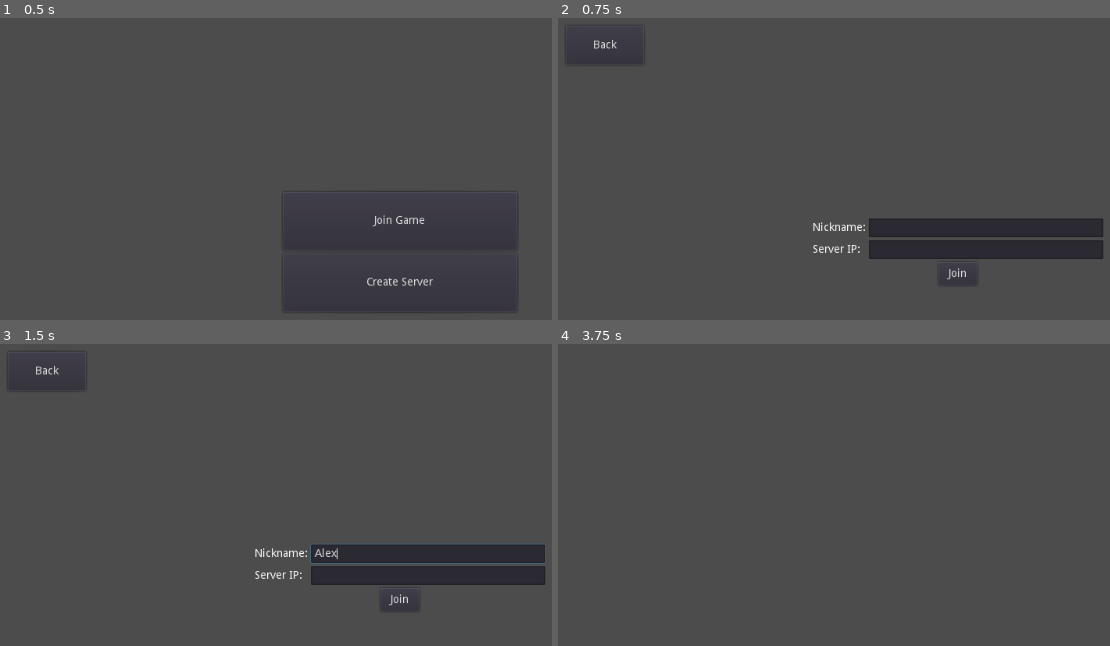
Above: before the commit, frames 1-4 (two rows, left to right).
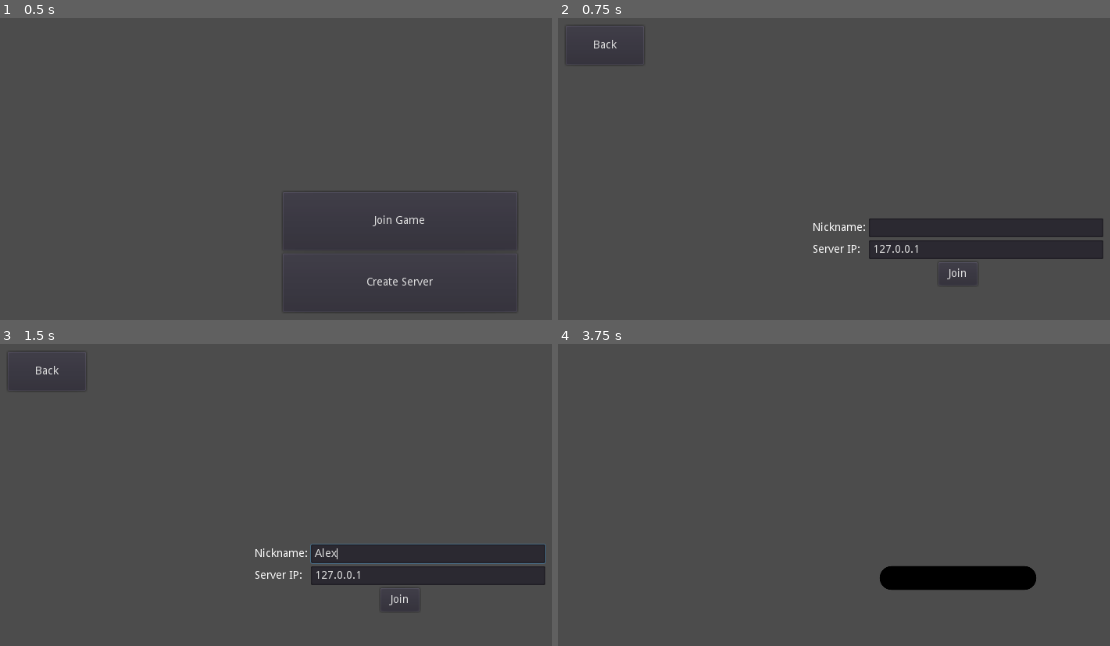
Above: after the commit, the same moments.

Repository: michalbie/Spinningeddon
Game: Godot game, scene res://Scenes/Main.tscn
The game is run twice, just before and just after one commit, with the same random seed, the same clock (stepped at 60 frames per second) and the same inputs.
Inputs (mouse positions are in pixels of both pictures, inside the frame that each line leads up to):
- Up to frame 1 (0.5 s): no input
- Up to frame 2 (0.75 s): click "Join Game" at 0.5 s
- Up to frame 3 (1.5 s): click (430, 552) at 1.27 s; type "Alex" at 1.35 s
- Up to frame 4 (3.75 s): click "Back" at 2 s; click "Join Game" at 2.75 s; click "Join" at 3.5 s

Frame 1 is identical in both runs. In frame 2, less than 0.1% of the frame differs, in the area x 57-66%, y 75-78%; in frame 3, less than 0.1%; in frame 4, 2.2%, in the area x 58-87%, y 73-82%.

Commit message:
Remove server name from lobby and refactorize
Removed server name from lobby, changed labels' shapes and refactorized a little

Diff:
--- a/Scenes/Lobby/Lobby.gd
+++ b/Scenes/Lobby/Lobby.gd
@@ -1,14 +1,15 @@
 extends Control
 
 var PlayerLabel = preload("res://Scenes/Lobby/PlayerLabel.tscn")
+onready var parent_container = get_node("MarginContainer/VBoxContainer")
 
 func add_item(player_name):
 	var new_label = PlayerLabel.instance()
-	get_node("MarginContainer/VBoxContainer").add_child(new_label)
+	parent_container.add_child(new_label)
 	new_label.set_text(player_name)
 
 func remove_item(player_name):
-	for c in get_node("MarginContainer/VBoxContainer").get_children():
+	for c in parent_container.get_children():
 		if c.text == player_name:
-			get_node("MarginContainer/VBoxContainer").remove_child(c)
+			parent_container.remove_child(c)
 			break
--- a/Scenes/Lobby/PlayerLabel.tscn
+++ b/Scenes/Lobby/PlayerLabel.tscn
@@ -1,10 +1,21 @@
-[gd_scene load_steps=2 format=2]
+[gd_scene load_steps=3 format=2]
 
 [ext_resource path="res://Scenes/Lobby/PlayerLabel.gd" type="Script" id=1]
 
+[sub_resource type="StyleBoxFlat" id=1]
+bg_color = Color( 0, 0, 0, 1 )
+corner_radius_top_left = 15
+corner_radius_top_right = 15
+corner_radius_bottom_right = 15
+corner_radius_bottom_left = 15
+
 [node name="PlayerLabel" type="Label"]
+rect_min_size = Vector2( 200, 30 )
 size_flags_horizontal = 4
+custom_styles/normal = SubResource( 1 )
 text = "Unknown"
+align = 1
+valign = 1
 script = ExtResource( 1 )
 __meta__ = {
 "_edit_use_anchors_": false
--- a/Scenes/MainMenu/JoinMenu.tscn
+++ b/Scenes/MainMenu/JoinMenu.tscn
@@ -73,6 +73,7 @@
 margin_right = 372.0
 margin_bottom = 24.0
 rect_min_size = Vector2( 300, 0 )
+text = "127.0.0.1"
 
 [node name="JoinBtn" type="Button" parent="MarginContainer/CentreContainer/VBoxContainer"]
 margin_left = 161.0
--- a/Scripts/GameManagement/LobbyManager.gd
+++ b/Scripts/GameManagement/LobbyManager.gd
@@ -21,11 +21,15 @@
 
 func create_client():
 	var peer = NetworkedMultiplayerENet.new()
+	get_tree().connect("connection_failed", self, "onConFail")
 	peer.create_client(server_ip, PORT)
 	get_tree().set_network_peer(peer)
 	peer.connect("peer_connected", self, "_on_peer_connected")
 	peer.connect("peer_disconnected", self, "_on_peer_disconnected")
 	create_lobby()
+
+func onConFail():
+	print("skkkkkk")
 
 func _on_peer_connected(id):
 	rpc_id(id, "register_player", my_name)
@@ -36,7 +40,9 @@
 remote func register_player(new_player_name):
 	var id = get_tree().get_rpc_sender_id()
 	players[id] = new_player_name
-	lobby.add_item(new_player_name)
+
+	if id != 1: #for client screen
+		lobby.add_item(new_player_name)
 
 func unregister_player(id):
 	lobby.remove_item(id)
@@ -47,7 +53,9 @@
 	lobby = Lobby.instance()
 	add_child(lobby)
 	get_tree().change_scene_to(lobby)
-	lobby.add_item(my_name)
+
+	if get_tree().get_network_unique_id() != 1: #for server screen
+		lobby.add_item(my_name)
 
 
 #Client code here v
